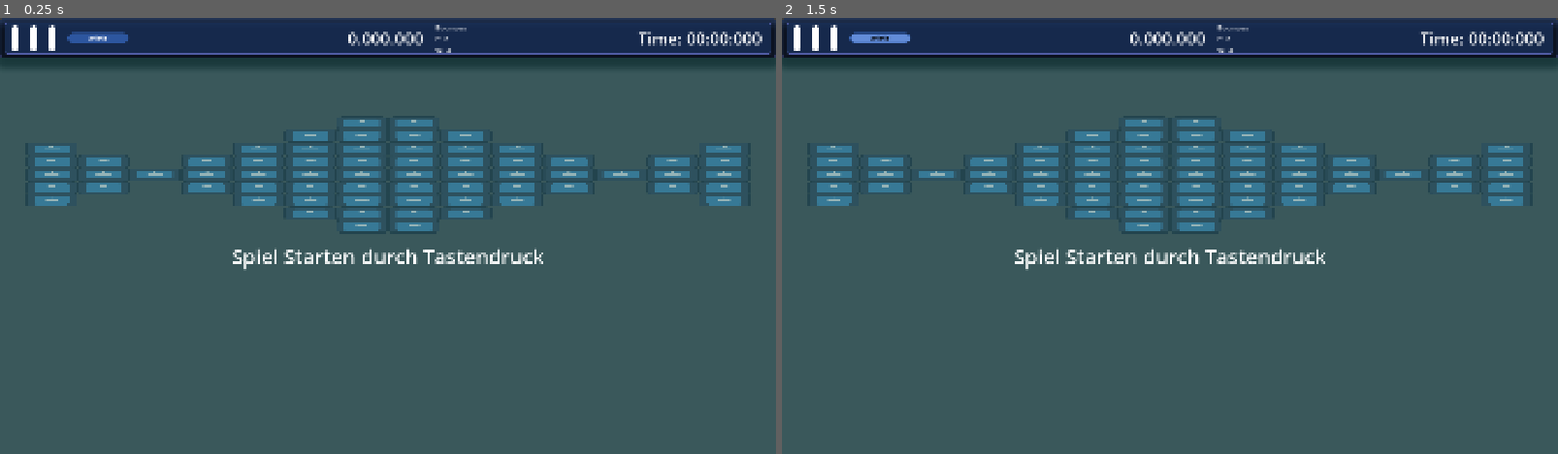
Above: before the commit, frames 1-2 (left to right).
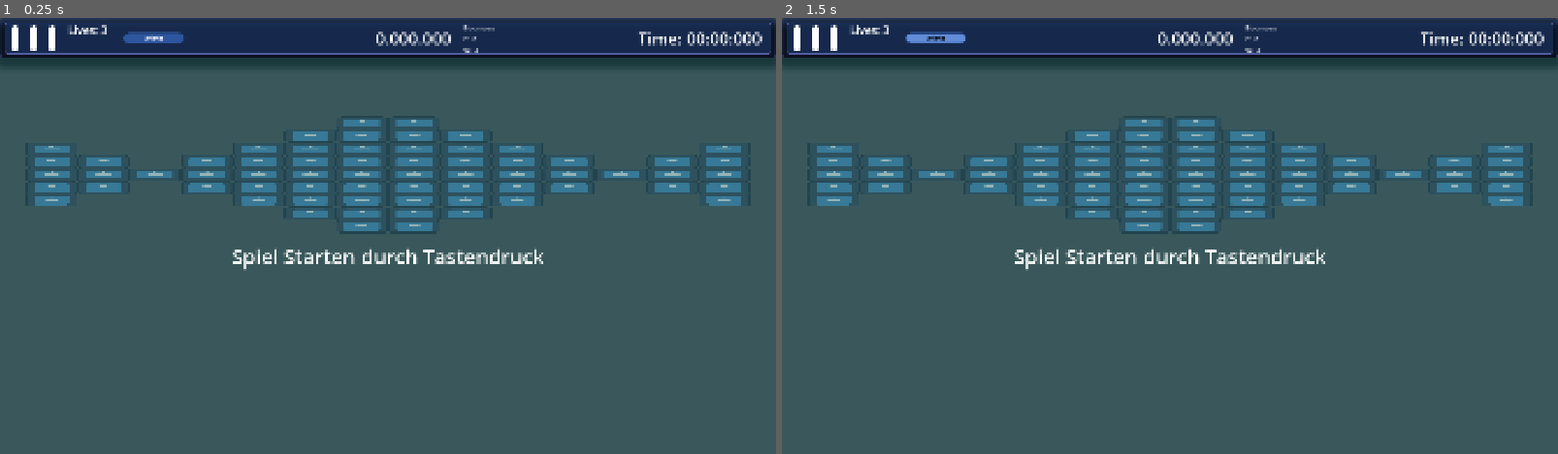
Above: after the commit, the same moments.

Repository: Fox-Alpha/BrickBreaker-MiniGame
Game: Godot game, scene res://scenes/game/game.tscn
Same seed, same stepped clock (60 frames per second), same inputs: the game is played once before the commit and once after it. The engine's default icon, where the game draws it, is replaced by a stand-in: a white triangle on a blue panel in a dark square.
Inputs (mouse positions are in pixels of both pictures, inside the frame that each line leads up to):
- Up to frame 1 (0.25 s): no input
- Up to frame 2 (1.5 s): tap Enter at 0.5 s; move the mouse to (1340, 214) at 0.52 s; hold D (p1_right) 0.53-1.25 s; click (1340, 214) at 0.67 s; click "RESET" at 1.25 s

The runs differ from the first frame. In frame 1, 0.8% of the frame differs, in the area x 8-64%, y 1-8%; in frame 2, 0.8%.

Commit message:
Add: Lives UI display with icons and label
- Add LabelLives to show text 'Lives: X'
- Connect existing paddle icons (TextureRect 1-3) to lives system
- Icons show/hide based on remaining lives count
- Connect to Game.GL_LIVES_CHANGED signal for real-time updates
- Initialize display with current lives on _ready()

Co-authored-by: Copilot <223556219+Copilot@users.noreply.github.com>

Diff:
--- a/src/scenes/ui/game_ui.gd
+++ b/src/scenes/ui/game_ui.gd
@@ -3,6 +3,10 @@
 @export var ball : RigidBody2D
 
 @onready var label_score: Label = $VBoxContainer/PanelContainer/Panel/HBoxContainer/LabelScore
+@onready var label_lives: Label = $VBoxContainer/PanelContainer/Panel/HBoxContainer/LabelLives
+@onready var lives_icon_1: TextureRect = $VBoxContainer/PanelContainer/Panel/HBoxContainer/TextureRect
+@onready var lives_icon_2: TextureRect = $VBoxContainer/PanelContainer/Panel/HBoxContainer/TextureRect2
+@onready var lives_icon_3: TextureRect = $VBoxContainer/PanelContainer/Panel/HBoxContainer/TextureRect3
 @onready var reset_button: Button = $VBoxContainer/PanelContainer/Panel/HBoxContainer/ButtonResetGame
 @onready var color_rect: ColorRect = $VBoxContainer/ColorRect
 
@@ -21,6 +25,11 @@
 			)
 	else:
 		reset_button.hide()
+
+	# Connect to lives changed signal
+	Game.GL_LIVES_CHANGED.connect(_on_lives_changed)
+	_update_lives_display(Game.lives)
+
 	if get_tree().current_scene.has_signal("GS_GAME_PAUSED"):
 		get_tree().current_scene.GS_GAME_PAUSED.connect(_on_player_score)
 		# RECT Einblenden
@@ -63,3 +72,23 @@
 			get_tree().paused = false
 			get_tree().current_scene.GS_GAME_UNPAUSED.emit()
 	pass # Replace with function body.
+
+
+## Update lives display when lives change
+func _on_lives_changed(lives_remaining: int) -> void:
+	_update_lives_display(lives_remaining)
+
+
+## Update visual representation of lives
+func _update_lives_display(lives: int) -> void:
+	# Update label
+	if label_lives:
+		label_lives.text = "Lives: %d" % lives
+
+	# Update icons (3 paddle icons for 3 lives)
+	if lives_icon_1:
+		lives_icon_1.visible = lives >= 1
+	if lives_icon_2:
+		lives_icon_2.visible = lives >= 2
+	if lives_icon_3:
+		lives_icon_3.visible = lives >= 3
--- a/src/scenes/ui/game_ui.tscn
+++ b/src/scenes/ui/game_ui.tscn
@@ -76,6 +76,18 @@
 
 [node name="VSeparator4" type="VSeparator" parent="VBoxContainer/PanelContainer/Panel/HBoxContainer" unique_id=1348510208]
 custom_minimum_size = Vector2(10, 0)
+layout_mode = 2
+theme_override_constants/separation = 4
+theme_override_styles/separator = SubResource("StyleBoxFlat_rpywg")
+
+[node name="LabelLives" type="Label" parent="VBoxContainer/PanelContainer/Panel/HBoxContainer"]
+layout_mode = 2
+size_flags_vertical = 1
+theme_override_font_sizes/font_size = 28
+text = "Lives: 3"
+
+[node name="VSeparator7" type="VSeparator" parent="VBoxContainer/PanelContainer/Panel/HBoxContainer"]
+custom_minimum_size = Vector2(20, 0)
 layout_mode = 2
 theme_override_constants/separation = 4
 theme_override_styles/separator = SubResource("StyleBoxFlat_rpywg")
